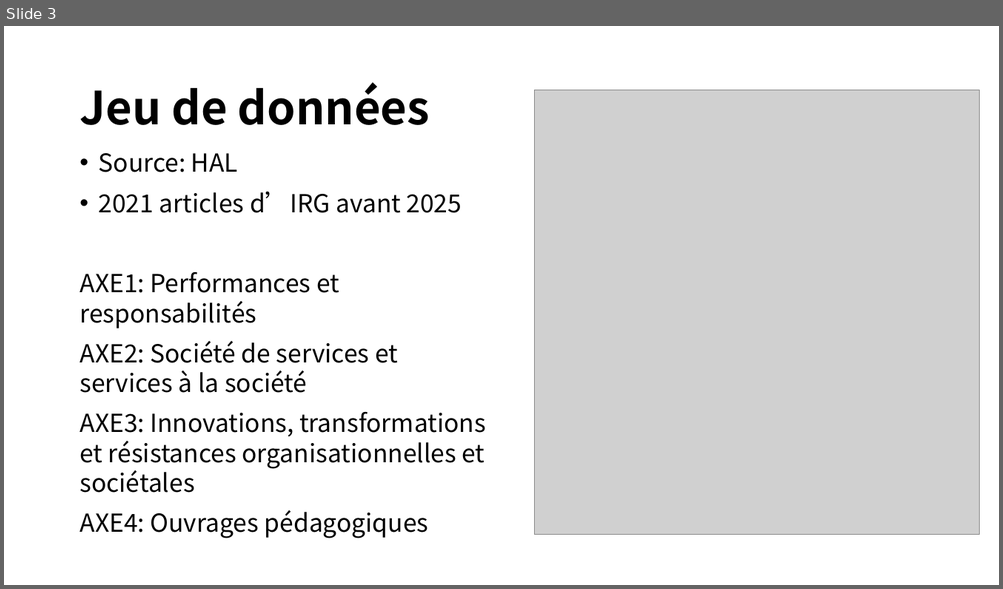
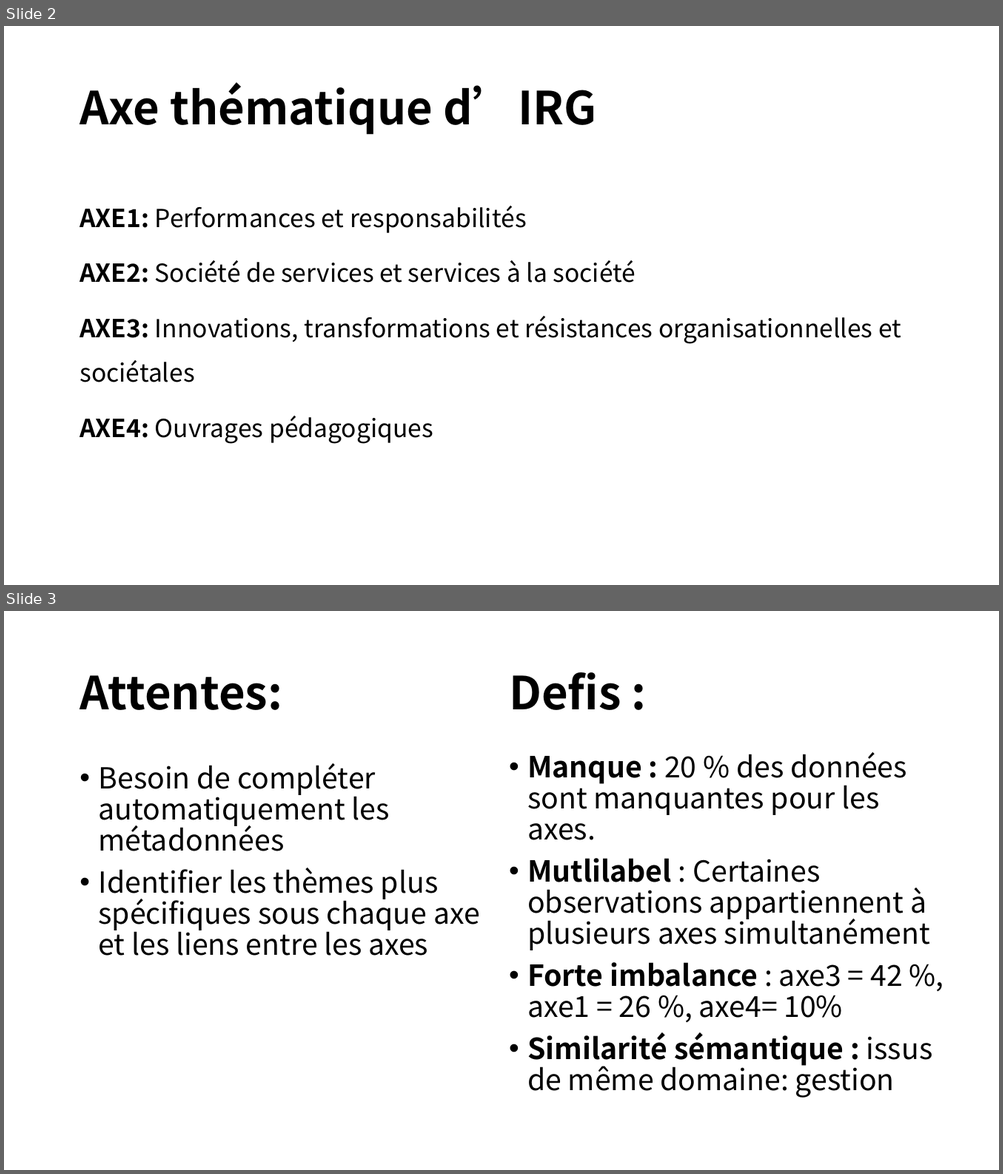
Before and after one commit to yeliu-dh/hal_insight, a slide deck: axe_classification.pptx. Shown one above the other, each under a label of ours: slide 3 before the commit, slides 2 and 3 after it. The pictures are 1003x589 and 1003x1174 pixels, drawn with LibreOffice and Linux fonts; fonts in the diff are those of the drawing; grey boxes stand for pictures. Boxes give left, top, right and bottom in pixels: in the first picture for what was removed or moved away, otherwise in the second. Text is boxed around its words. In the diff, an @@ line names an element or a change of style, - is before the commit and + after.

```diff
--- a/axe_classification.pptx
+++ b/axe_classification.pptx
@@ slide 3 added at (4,611,999,1170), background #FFFFFF @@
@@ title added at (79,675,282,710), 44 pt, text #000000, bold @@
+Attentes:
@@ text added at (509,672,621,710), 44 pt, text #000000, bold @@
+Defis :
@@ text added at (99,763,480,956), 28 pt, text #000000 @@
+• Besoin de compléter automatiquement les métadonnées
+• Identifier les thèmes plus spécifiques sous chaque axe et les liens entre les axes
@@ text added at (527,752,933,1098), 28 pt, text #000000 @@
+• Manque : 20 % des données sont manquantes pour les axes.
+• Mutlilabel : Certaines observations appartiennent à plusieurs axes simultanément
+• Forte imbalance : axe3 = 42 %, axe1 = 26 %, axe4= 10%
+• Similarité sémantique : issus de même domaine: gestion
@@ what was slide 3 is now slide 2 @@
@@ slide 2 changed as well @@
@@ title at (79,82,597,135): text changed @@
-Jeu de données
+Axe thématique d’IRG
@@ picture removed at (535,90,979,535) @@
@@ text "AXE1: Performances et responsabilités" at (79,206,901,444): bold on in "AXE1:", "AXE2:", "AXE3:", "AXE4:"; line spacing 1 to 1.5 @@
@@ text at (99,153,462,213): paragraphs removed @@
-• Source: HAL
-• 2021 articles d’IRG avant 2025
```
Also in this commit, not shown: 1 other slide changed, 7 other slides added, 2 slides removed, 10 other files.
